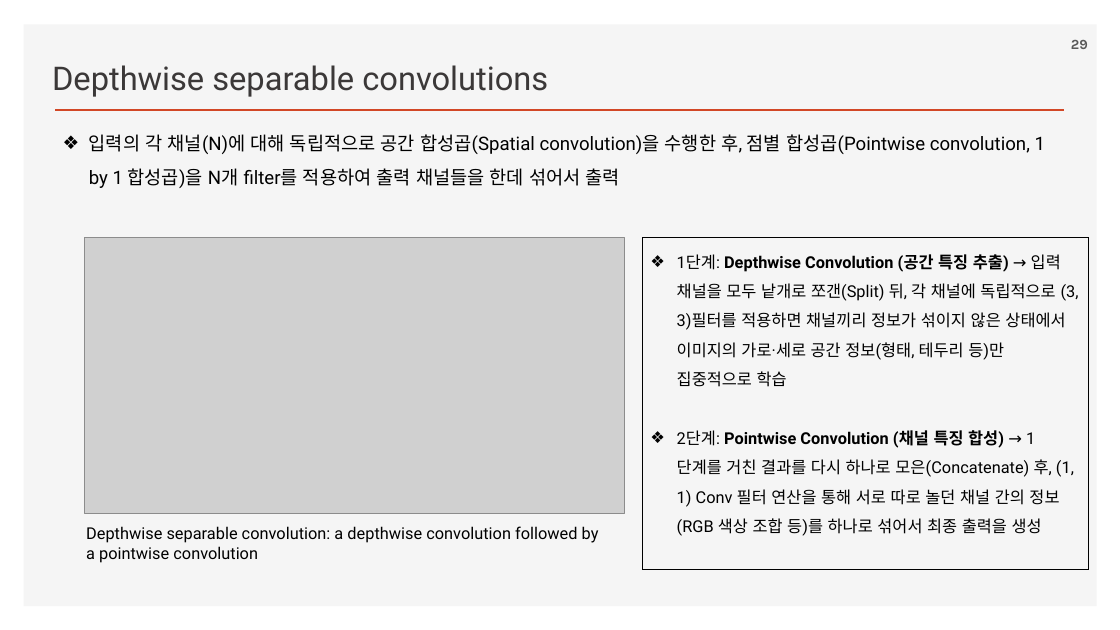
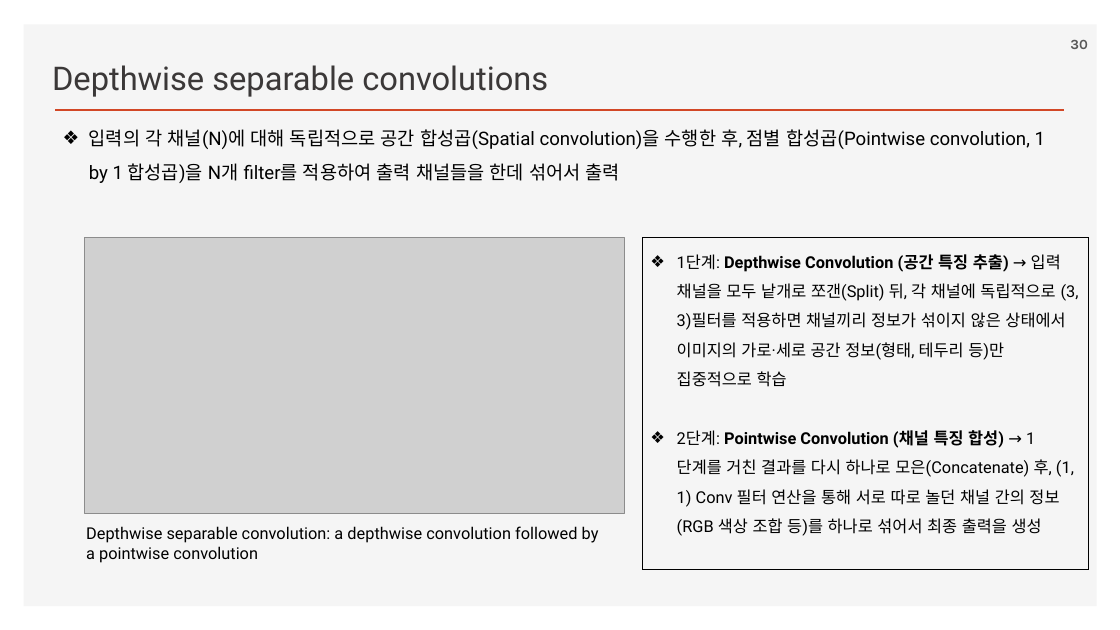
Before and after one commit to ancestor9/2026_Fall_Deep-Learning-with-Python, a slide deck: slide 30 of Chapter 09 ConvNet architecture patterns.pptx (slide 29 before the commit). Drawn at 1120x630 pixels with LibreOffice and Linux fonts; fonts in the diff are those of the drawing; grey boxes stand for pictures; background and template pictures are left out. Boxes give left, top, right and bottom in pixels: in the first picture for what was removed or moved away, otherwise in the second. Text is boxed around its words. In the diff, an @@ line names an element or a change of style, - is before the commit and + after.

```diff
--- a/Chapter 09 ConvNet architecture patterns.pptx
+++ b/Chapter 09 ConvNet architecture patterns.pptx
@@ page number at (1070,40,1088,49): text changed @@
-29
+30
@@ text "입력의 각 채널(N)에 대해 독립적으로 ...": place and size @@
-text "입력의 각 채널(N)에 대해 독립적으로 ..." at (89,134,1045,188)
+text "입력의 각 채널(N)에 대해 독립적으로 ..." at (89,129,1045,183)
```
Also in this commit, not shown: 12 other slides changed.
